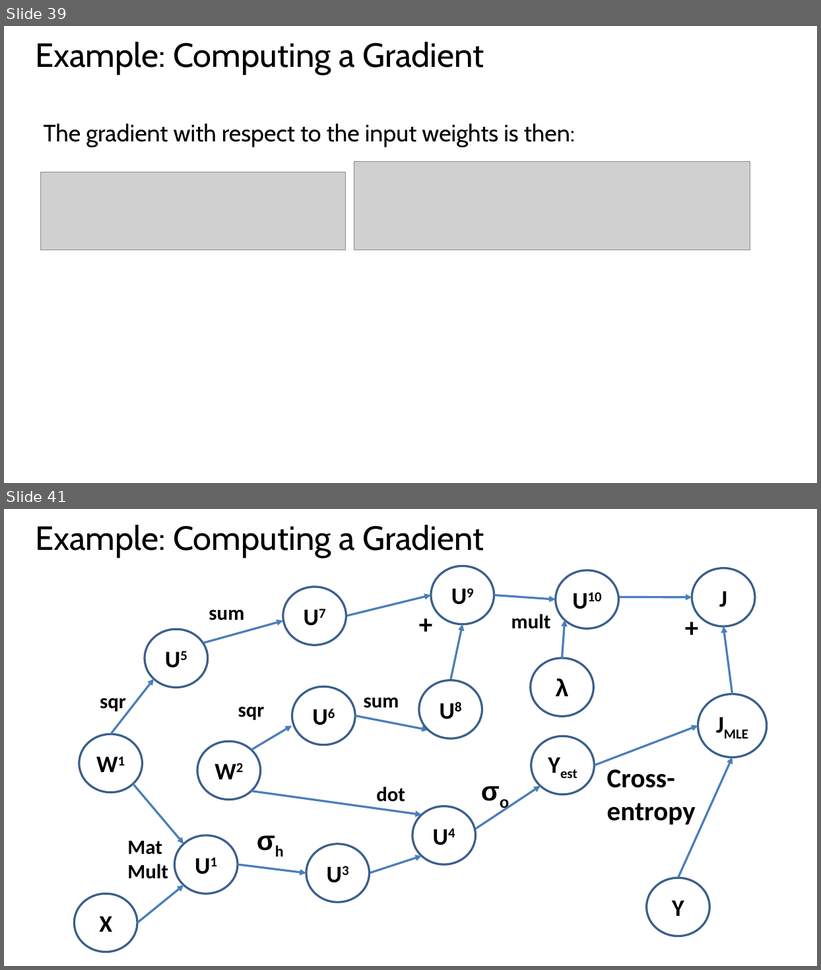
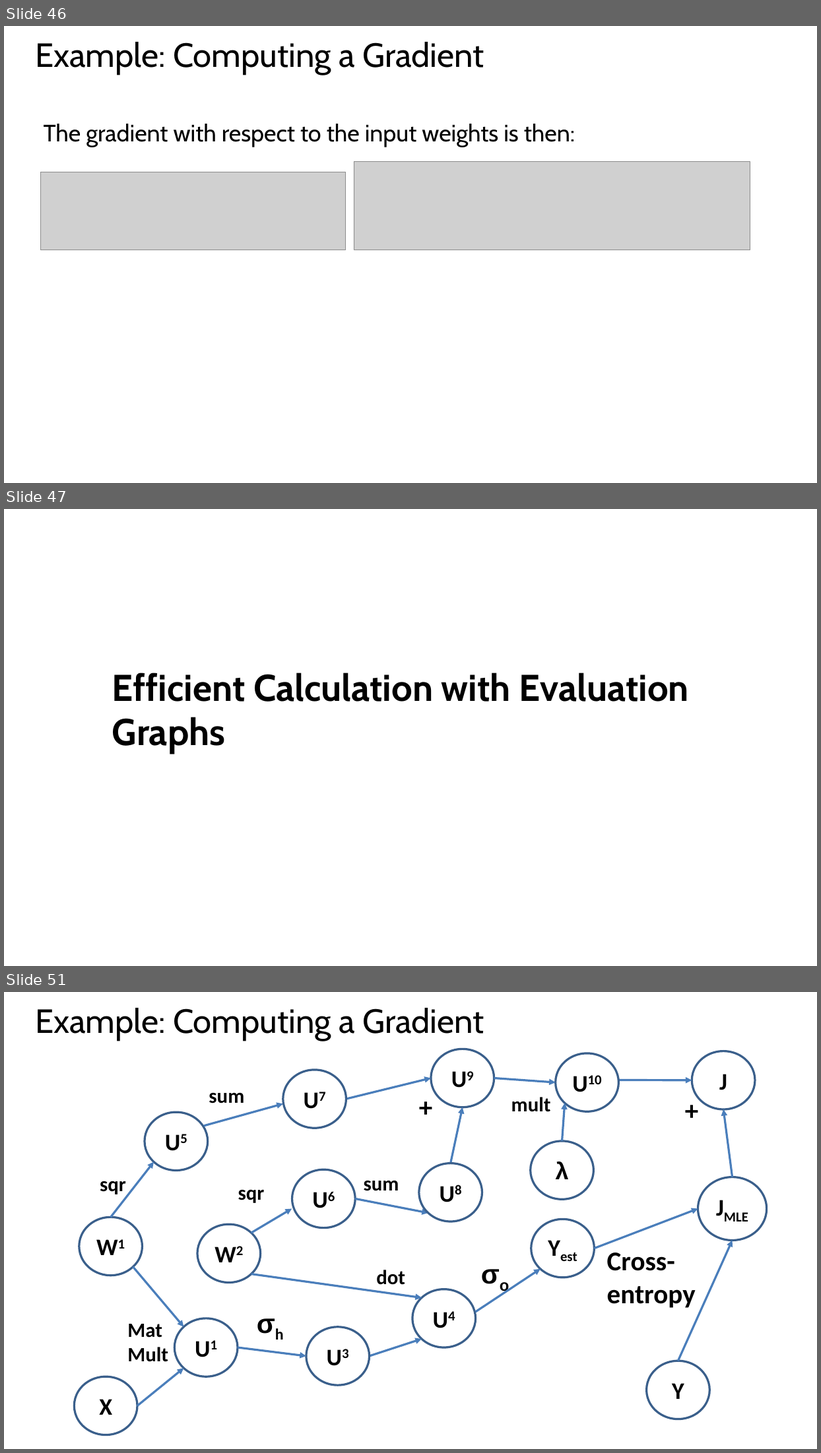
Before and after one commit to StephenElston/CSCI-E25, a slide deck: Slides/5_BuildingBlocksOfDeepLearning.pptx. Shown one above the other, each under a label of ours: slides 39 and 41 before the commit, slides 46, 47 and 51 after it; the slides between them are not shown. The pictures are 821x970 and 821x1453 pixels, drawn with LibreOffice and Linux fonts; fonts in the diff are those of the drawing; grey boxes stand for pictures. Boxes give left, top, right and bottom in pixels: in the first picture for what was removed or moved away, otherwise in the second. Text is boxed around its words. In the diff, an @@ line names an element or a change of style, - is before the commit and + after.

```diff
--- a/Slides/5_BuildingBlocksOfDeepLearning.pptx
+++ b/Slides/5_BuildingBlocksOfDeepLearning.pptx
@@ slide 47 added at box(4, 509, 817, 966), background #FFFFFF @@
@@ subtitle added at box(112, 673, 689, 754), 44 pt, text #000000, bold @@
+Efficient Calculation with Evaluation Graphs
@@ what was slide 39 is now slide 46 @@
@@ what was slide 41 is now slide 51 @@
```
Also in this commit, not shown: 3 slides changed, 10 other slides added.
